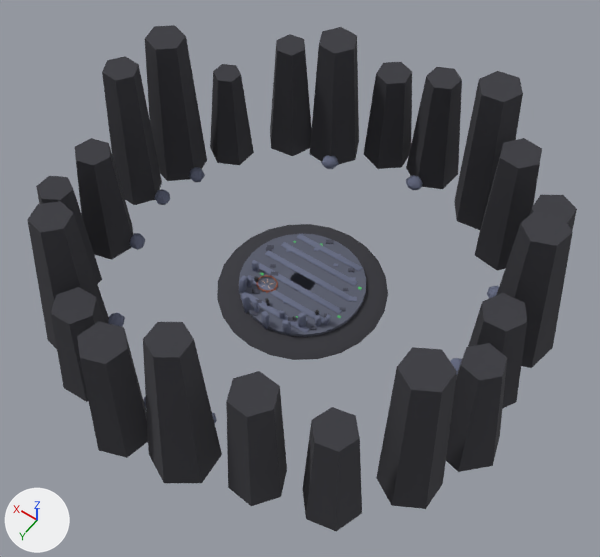
Renders of the glTF model game/assets/3d/env/sky_snapper.glb from each side of a commit.
The view is the same before and after, from a 50 mm lens placed at (-27.7, 39.2, 61.8), pointed at (-1.7, 2.8, 4.6). Arrows for +X, +Y and +Z are at lower left; the lights stay in place. The picture after the commit comes second. Vertices at exactly the same position are counted once.

The first picture shows 'SkySnapperGround'.
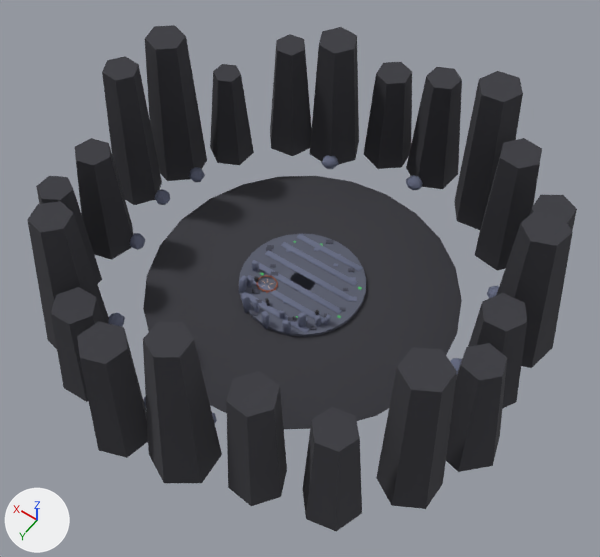
Edits to the scene script, one JSON object a line:
```json
{"block": "me_cone", "where": "me_cone.from_pydata(...)  # 1825 vertices, 3210 faces; spans x -23.2..23.9, y -23.4..23.6, z -1.2..15.6"}
{"block": "me_cone", "where": "# used by ob_skysnapperground; location = (0.0, 0.0, 0.0)"}
{"block": "me_cone", "change": "me_cone part 1: the loose piece of 48 vertices spanning x -8.1..8.1, y -8.1..8.1, z -0.9..-0.4 is scaled about its middle by (1.85, 1.85, 1)"}
```

Pixel boxes (x1, y1, x2, y2) of what changed, in the pictures (600 x 557 px; the box of a moved part takes in the faces that stretch with it):
```json
{"part": 1, "of": "me_cone", "change": "moved or reshaped", "before": [217, 224, 388, 360], "after": [143, 176, 462, 429]}
```
